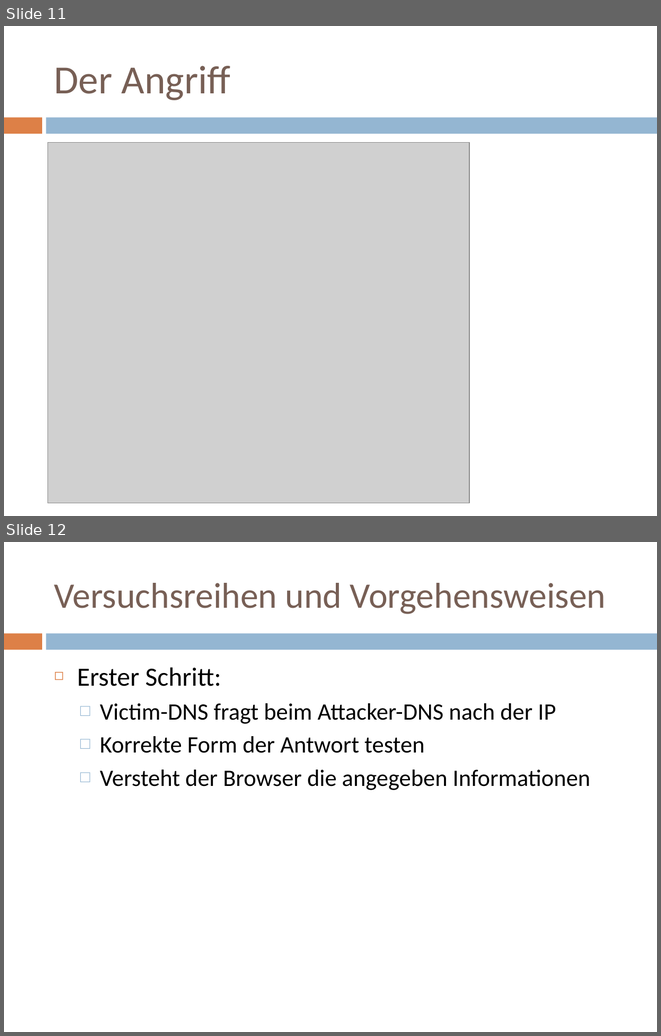
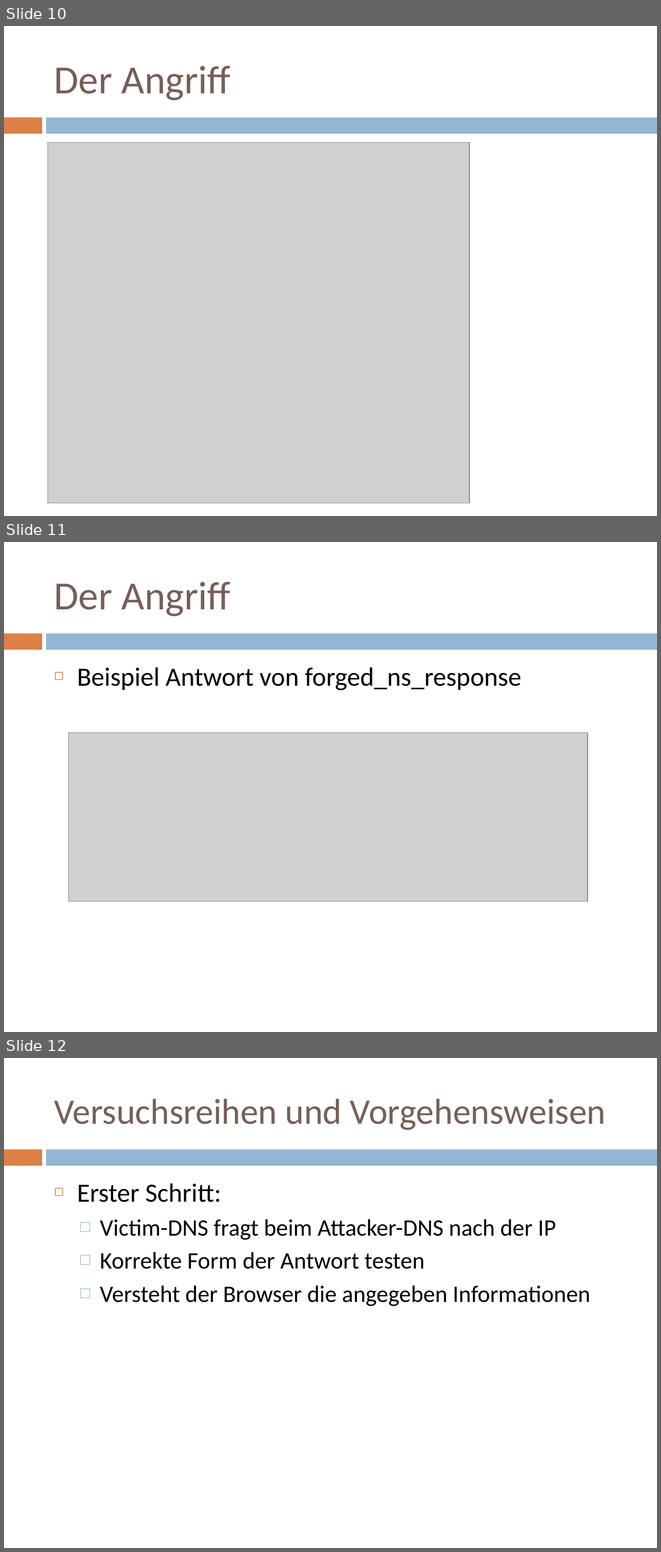
Before and after one commit to doctordebug/Hackerpraktikum, a slide deck: Präsentationen/PT3.pptx. Shown one above the other, each under a label of ours: slides 11 and 12 before the commit, slides 10, 11 and 12 after it. The pictures are 661x1036 and 661x1552 pixels, drawn with LibreOffice and Linux fonts; fonts in the diff are those of the drawing; grey boxes stand for pictures. Boxes give left, top, right and bottom in pixels: in the first picture for what was removed or moved away, otherwise in the second. Text is boxed around its words. In the diff, an @@ line names an element or a change of style, - is before the commit and + after.

```diff
--- a/Präsentationen/PT3.pptx
+++ b/Präsentationen/PT3.pptx
@@ slide 11 added at <box>4,542,657,1032</box>, background #FFFFFF; not listed: 2 template elements that a slide beside it also shows @@
@@ title added at <box>54,582,231,616</box>, 44 pt, text #775F55 @@
+Der Angriff
@@ text added at <box>77,667,522,690</box>, 29 pt, text #000000 @@
+◻ Beispiel Antwort von forged_ns_response
@@ picture added at <box>68,733,587,901</box> @@
@@ what was slide 11 is now slide 10 @@
```
Also in this commit, not shown: 1 slide changed, 1 slide removed, 3 other files.
